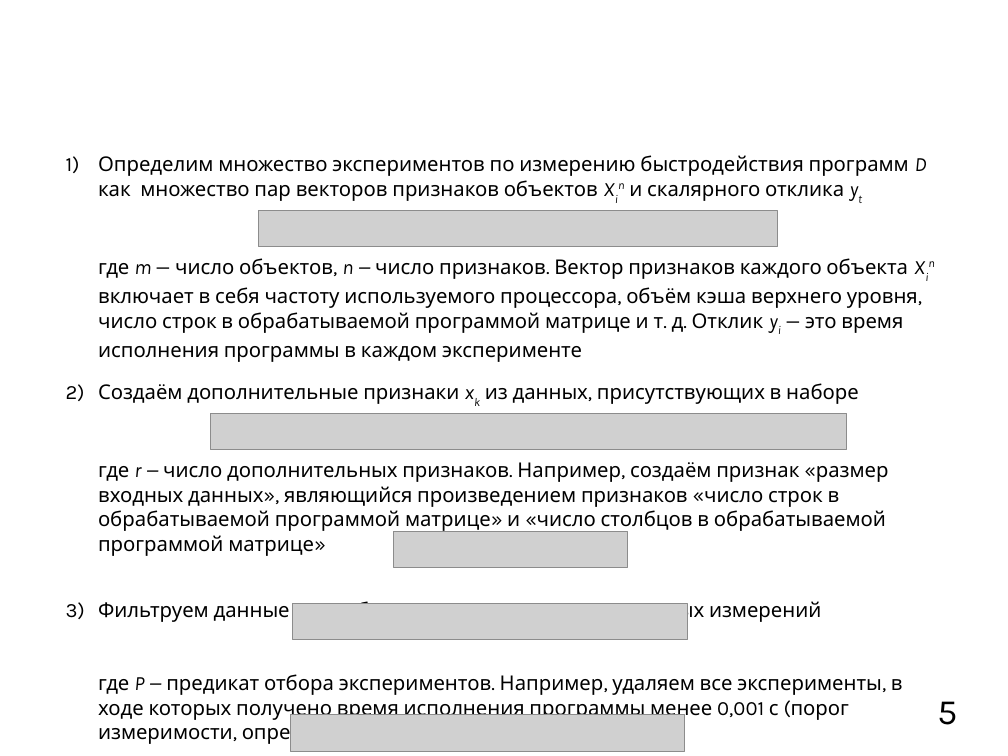
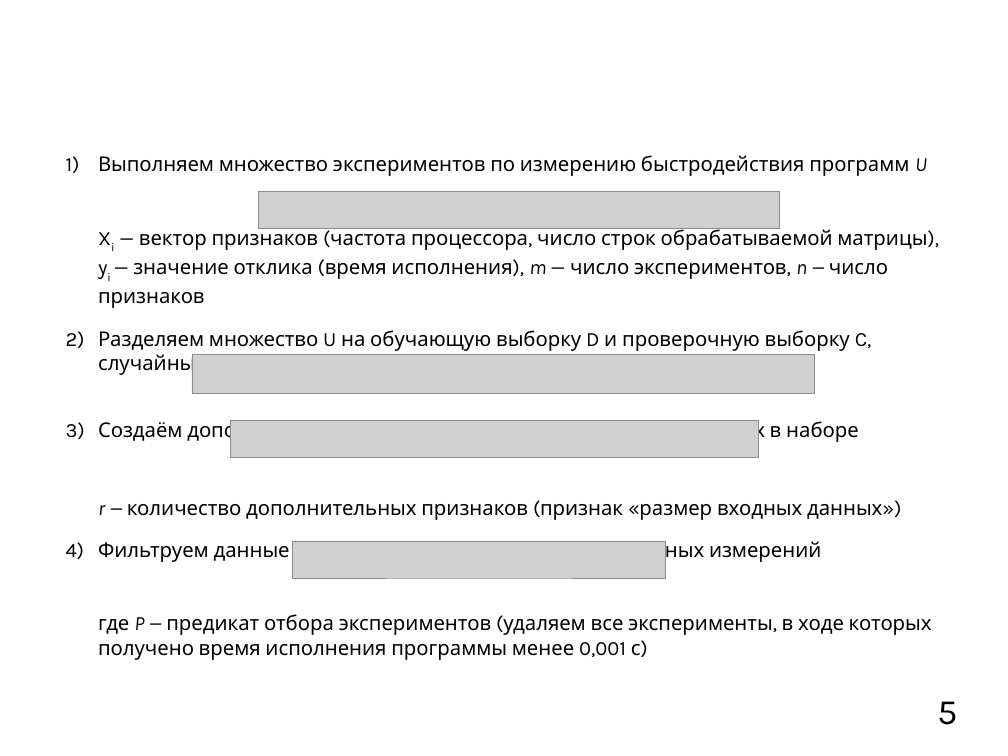
Before and after one commit to mkpankov/adaptor, a slide deck: slide 5 of diploma/defense/brochure.odp. Drawn at 1008x756 pixels with LibreOffice and Linux fonts; fonts in the diff are those of the drawing; grey boxes stand for pictures; background and template pictures are left out. Boxes give left, top, right and bottom in pixels: in the first picture for what was removed or moved away, otherwise in the second. Text is boxed around its words. In the diff, an @@ line names an element or a change of style, - is before the commit and + after.

```diff
--- a/diploma/defense/brochure.odp
+++ b/diploma/defense/brochure.odp
@@ text at (98, 156, 932, 660): text changed @@
-1) Определим множество экспериментов по измерению быстродействия программ D как множество пар векторов признаков объектов Xin и скалярного отклика yt
-   где m — число объектов, n — число признаков. Вектор признаков каждого объекта Xin включает в себя частоту используемого процессора, объём кэша верхнего уровня, число строк в обрабатываемой программой матрице и т. д. Отклик yi — это время исполнения программы в каждом эксперименте
-2) Создаём дополнительные признаки xk из данных, присутствующих в наборе
-   где r — число дополнительных признаков. Например, создаём признак «размер входных данных», являющийся произведением признаков «число строк в обрабатываемой программой матрице» и «число столбцов в обрабатываемой программой матрице»
-3) Фильтруем данные для избавления от шума и некорректных измерений
-   где P — предикат отбора экспериментов. Например, удаляем все эксперименты, в ходе которых получено время исполнения программы менее 0,001 с (порог измеримости, определён экспериментально):
+1) Выполняем множество экспериментов по измерению быстродействия программ U
+   Xi — вектор признаков (частота процессора, число строк обрабатываемой матрицы), yi — значение отклика (время исполнения), m — число экспериментов, n — число признаков
+2) Разделяем множество U на обучающую выборку D и проверочную выборку C, случайным образом выбирая 70% экспериментов в выборку D
+3) Создаём дополнительные признаки xk из данных, присутствующих в наборе
+   r — количество дополнительных признаков (признак «размер входных данных»)
+4) Фильтруем данные для избавления от шума и некорректных измерений
+   где P — предикат отбора экспериментов (удаляем все эксперименты, в ходе которых получено время исполнения программы менее 0,001 с)
@@ picture: place and size @@
-picture at (259, 210, 777, 247)
+picture at (259, 192, 780, 229)
@@ picture: place and size @@
-picture at (393, 531, 627, 568)
+picture at (192, 355, 815, 393)
@@ picture: place and size @@
-picture at (210, 413, 847, 450)
+picture at (231, 421, 759, 457)
@@ picture: place and size @@
-picture at (293, 604, 687, 640)
+picture at (293, 542, 665, 578)
@@ picture removed at (291, 715, 685, 752) @@
```
Also in this commit, not shown: 3 other slides changed, 1 slide removed.
